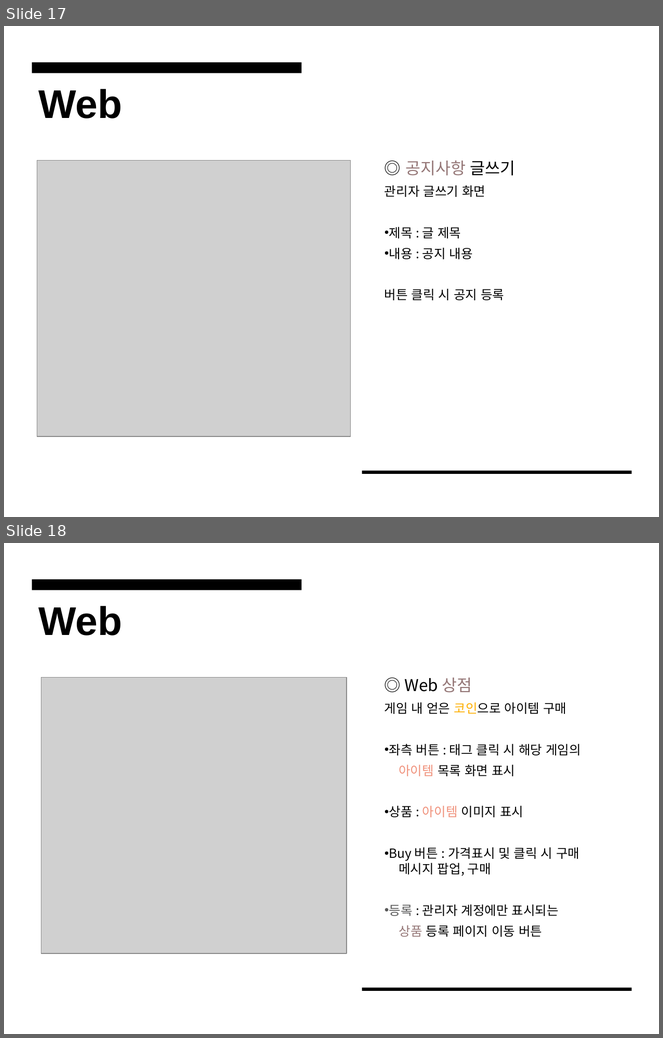
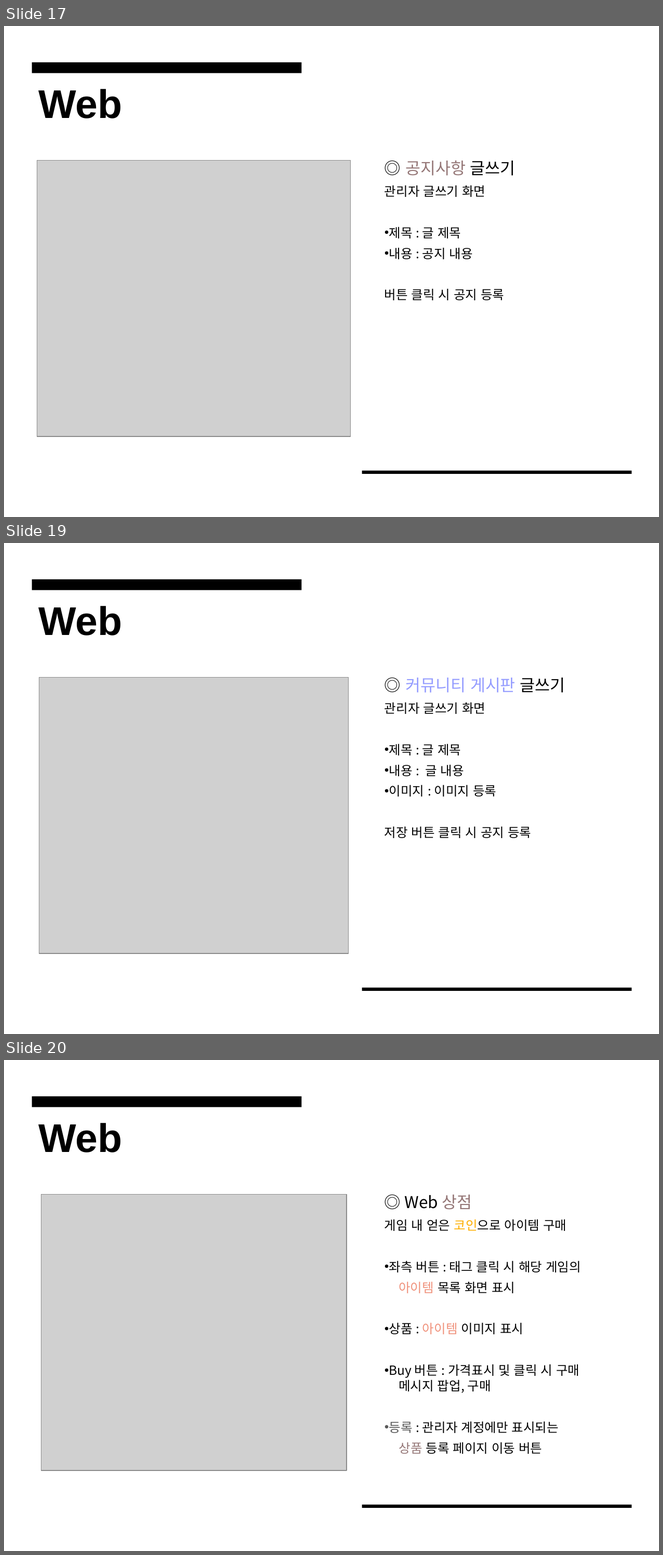
Before and after one commit to YOuO506/Project-Uniplay, a slide deck: Docs/Project_UniPlay_Overview.pptx. Shown one above the other, each under a label of ours: slides 17 and 18 before the commit, slides 17, 19 and 20 after it; the slides between them are not shown. The pictures are 663x1038 and 663x1555 pixels, drawn with LibreOffice and Linux fonts; fonts in the diff are those of the drawing; grey boxes stand for pictures. Boxes give left, top, right and bottom in pixels: in the first picture for what was removed or moved away, otherwise in the second. Text is boxed around its words. In the diff, an @@ line names an element or a change of style, - is before the commit and + after.

```diff
--- a/Docs/Project_UniPlay_Overview.pptx
+++ b/Docs/Project_UniPlay_Overview.pptx
@@ slide 19 added at (x1=4, y1=543, x2=659, y2=1034), background #FFFFFF; not listed: 2 template elements that a slide beside it also shows @@
@@ text added at (x1=38, y1=606, x2=122, y2=636), 44 pt, text #000000, bold @@
+Web
@@ picture added at (x1=39, y1=677, x2=349, y2=954) @@
@@ text added at (x1=385, y1=678, x2=566, y2=838), 14 pt, text #000000 @@
+◎ 커뮤니티 게시판 글쓰기
+관리자 글쓰기 화면
+• 제목 : 글 제목
+• 내용 : 글 내용
+• 이미지 : 이미지 등록
+저장 버튼 클릭 시 공지 등록
@@ what was slide 18 is now slide 20 @@
```
Also in this commit, not shown: 1 other slide added.
